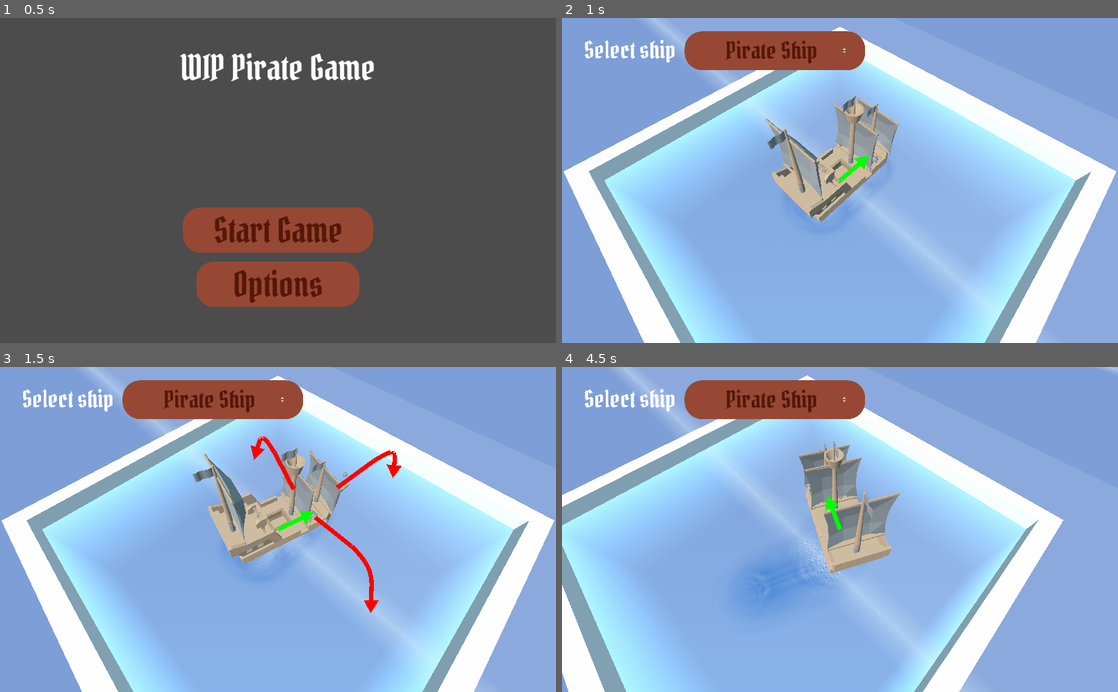
Above: before the commit, frames 1-4 (two rows, left to right).
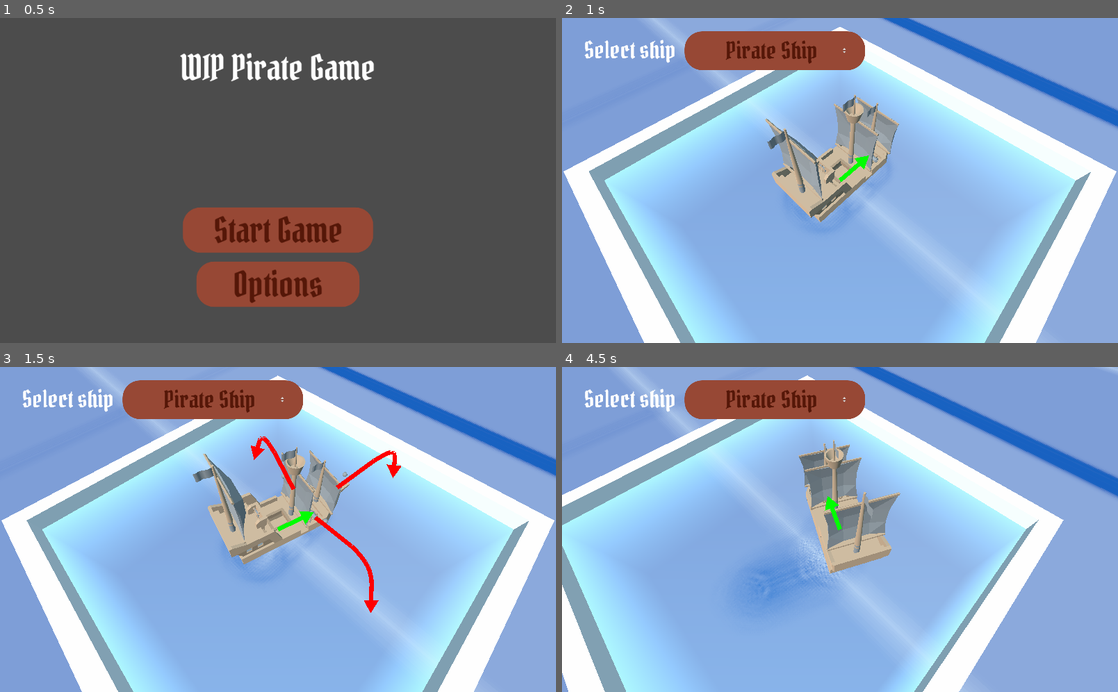
Above: after the commit, the same moments.

Repository: last-genius/gamedev_project
Game: Godot game, scene res://scenes/ui_startscreen.tscn
The game is run twice, just before and just after one commit, with the same random seed, the same clock (stepped at 60 frames per second) and the same inputs.
Inputs (mouse positions are in pixels of both pictures, inside the frame that each line leads up to):
- Up to frame 1 (0.5 s): no input
- Up to frame 2 (1 s): click "Start Game" at 0.5 s
- Up to frame 3 (1.5 s): move the mouse to (400, 513) at 1.27 s; hold D (move_right) from 1.28 s (still down); hold F (aim) from 1.28 s (still down); click (400, 513) at 1.42 s
- Up to frame 4 (4.5 s): tap G (fire) at 1.55, 2.1, 3.05, 3.6 s; move the mouse to (728, 545) at 2.02 s; release D (move_right) at 2.03 s; release F (aim) at 2.03 s; hold S (move_back) 2.03-2.78 s; tap F (aim) at 2.3, 3.8 s; move the mouse to (895, 458) at 2.77 s; hold D (move_right) 2.78-3.53 s; hold F (aim) 2.78-3.53 s; move the mouse to (812, 594) at 3.52 s; hold W (move_forward) 3.53-4.28 s; click (812, 594) at 3.67 s; move the mouse to (1006, 578) at 4.27 s; hold A (move_left) from 4.28 s (still down); hold Shift (sprint) from 4.28 s (still down)

Frame 1 is identical in both runs. In frame 2, 2.1% of the frame differs, in the area x 57-100%, y 0-35%; in frame 3, 2.1%; in frame 4, 2.6%, in the area x 52-100%, y 0-41%.

Commit message:
Add intra-tile wave propagation

Diff:
--- a/Main.tscn
+++ b/Main.tscn
@@ -130,6 +130,7 @@
 
 [node name="Ball" type="Spatial" parent="Debug"]
 transform = Transform( 1, 0, 0, 0, 1, 0, 0, 0, 1, 0, 3, 0 )
+visible = false
 
 [node name="MeshInstance" type="MeshInstance" parent="Debug/Ball"]
 mesh = SubResource( 13 )
@@ -145,8 +146,10 @@
 
 [node name="DebugCollision" type="Sprite3D" parent="Debug"]
 transform = Transform( 0.041057, -0.265157, 0.963331, -0.0182763, 0.963783, 0.26606, -0.99899, -0.0285297, 0.0347239, 0.615074, 7.8207, 11.2666 )
+visible = false
 
 [node name="DebugSimulation" type="Sprite3D" parent="Debug"]
 transform = Transform( 0.041057, -0.265157, 0.963331, -0.0182763, 0.963783, 0.26606, -0.99899, -0.0285297, 0.0347239, 0.615074, 7.8207, -8.7733 )
+visible = false
 
 [connection signal="model_changed" from="HUD" to="PlayerSpawner" method="_on_HUD_model_changed"]
--- a/scenes/WaterTile.tscn
+++ b/scenes/WaterTile.tscn
@@ -18,6 +18,7 @@
 shader_param/phase = 0.18
 shader_param/attenuation = 0.995
 shader_param/deltaUV = 2.3
+shader_param/size = 512.0
 shader_param/col_position = null
 shader_param/simulation_texture = SubResource( 11 )
 shader_param/collision_texture = SubResource( 12 )
--- a/scripts/drawing.gd
+++ b/scripts/drawing.gd
@@ -16,10 +16,10 @@
 func refresh_curves():
 	curves_arr.clear()
 
-	if cannons == null:
+	if cannons == null or !is_instance_valid(cannons):
 		cannons = get_node_or_null("../../PlayerSpawner/Player/CannonPositions")
 
-	if cannons != null:
+	if cannons != null and is_instance_valid(cannons):
 		# For each cannon, add a trajectory curve out of it
 		for cannon in cannons.get_children():
 			new_curve.clear_points()
--- a/scripts/water_manager.gd
+++ b/scripts/water_manager.gd
@@ -1,8 +1,10 @@
+tool
 extends Spatial
 
 
 var water_tile = preload("res://scenes/WaterTile.tscn")
 export var tile_size = 20
+export var radius = 1
 onready var player: KinematicBody = $"../PlayerSpawner"
 
 var tiles = {}
@@ -29,6 +31,31 @@
 
 		#print("\n\n Tiles currently: ", tiles)
 
+	for pos in new_tiles:
+		add_neighbor_textures(pos)
+
+
+func add_neighbor_textures(position):
+	var node = tiles[position].get_node("SimulationViewport/ColorRect")
+
+	var left_viewport = tiles.get(position - Vector2(tile_size, 0.0))
+	var top_viewport = tiles.get(position + Vector2(0.0, tile_size))
+	var right_viewport = tiles.get(position + Vector2(tile_size, 0.0))
+	var bottom_viewport = tiles.get(position - Vector2(0.0, tile_size))
+
+	var neighbors = [
+		["left_texture", left_viewport],
+		["top_texture", top_viewport],
+		["right_texture", right_viewport],
+		["bottom_texture", bottom_viewport],
+	]
+
+	print("Setting node neighbors for position ", position, ":")
+	for neighbor in neighbors:
+		if neighbor[1] != null:
+			node.material.set_shader_param(neighbor[0], neighbor[1].get_node("SimulationViewport").get_texture())
+		print("\t", neighbor[0], ": ", node.material.get_shader_param(neighbor[0]))
+
 
 func change_position(tile, position):
 	tile.global_translation.x = position.x
@@ -39,7 +66,10 @@
 
 
 func get_player_position():
-	return Vector2(player.global_translation.x, player.global_translation.z)
+	if player == null:
+		return Vector2.ZERO
+	else:
+		return Vector2(player.global_translation.x, player.global_translation.z)
 
 
 func get_neighboring_tiles(position: Vector2):
@@ -56,8 +86,9 @@
 
 		# Then calculate the neighboring tiles
 		#print(position, center)
-		for i in [-1, 0, 1]:
-			for j in [-1, 0, 1]:
+		for i in range(-radius, radius + 1):
+			for j in range(-radius, radius + 1):
 				neighbors.append((center + Vector2(i, j)) * tile_size)
 
+	# TODO: convert to more consistent metrics (array of ints?)
 	return neighbors
--- a/shaders/render.shader
+++ b/shaders/render.shader
@@ -39,9 +39,9 @@
 	//NORMAL = normal;
 }
 
-void vertex() {
-	/*if (texture(col_tex, UV).r == 0.0f) {
+/*void vertex() {
+	if (texture(col_tex, UV).r == 0.0f) {
 		vec4 input = texture(sim_tex, UV);
 		VERTEX.y += amplitude * input.r * NORMAL.y;
-	}*/
-}
+	}
+}*/
--- a/shaders/simulation.shader
+++ b/shaders/simulation.shader
@@ -3,24 +3,53 @@
 uniform sampler2D simulation_texture;
 uniform sampler2D collision_texture;
 
+uniform sampler2D left_texture: hint_black;
+uniform sampler2D top_texture: hint_black;
+uniform sampler2D right_texture: hint_black;
+uniform sampler2D bottom_texture: hint_black;
+
 uniform float phase = 0.18;
 uniform float attenuation = 0.995;
 uniform float deltaUV = 3.0;
 
+uniform float size = 512.0;
+
 uniform vec2 col_position;
 
 void fragment() {
-	float dv = 1.0 / 512.0;
-	float du = 1.0 / 512.0;
+	float dv = 1.0 / size;
+	float du = 1.0 / size;
 	vec3 duv = vec3(du, dv, 0) * deltaUV;
 
 	vec3 old_texture = texture(simulation_texture, UV).rgb;
+	float pos_x, neg_x, pos_y, neg_y;
 
-	float new_texture = (2.0 * old_texture.r - old_texture.g + phase * (
-		texture(simulation_texture, UV - duv.zy).r +
-		texture(simulation_texture, UV + duv.zy).r +
-		texture(simulation_texture, UV - duv.xz).r +
-		texture(simulation_texture, UV + duv.xz).r - 4.0 * old_texture.r)) * attenuation;
+	if (UV.x > dv) {
+		neg_x = texture(simulation_texture, UV - duv.xz).r;
+	} else {
+		neg_x = texture(left_texture, vec2(1.0, UV.y)).r;
+	}
+
+	if ((1.0 - UV.x) > dv) {
+		pos_x = texture(simulation_texture, UV + duv.xz).r;
+	} else {
+		pos_x = texture(right_texture, vec2(0.0, UV.y)).r;
+	}
+
+	if (UV.y > du) {
+		neg_y = texture(simulation_texture, UV - duv.zy).r;
+	} else {
+		neg_y = texture(bottom_texture, vec2(UV.x, 1.0)).r;
+	}
+
+	if ((1.0 - UV.y) > du) {
+		pos_y = texture(simulation_texture, UV + duv.zy).r;
+	} else {
+		pos_y = texture(top_texture, vec2(UV.x, 0.0)).r;
+	}
+
+	float new_texture = (2.0 * old_texture.r - old_texture.g +
+		phase * (neg_y + pos_y + neg_x + pos_x - 4.0 * old_texture.r)) * attenuation;
 
 	vec2 col_uv = vec2(UV.x, 1.0 - UV.y);
 	float col = texture(collision_texture, col_uv).r;
